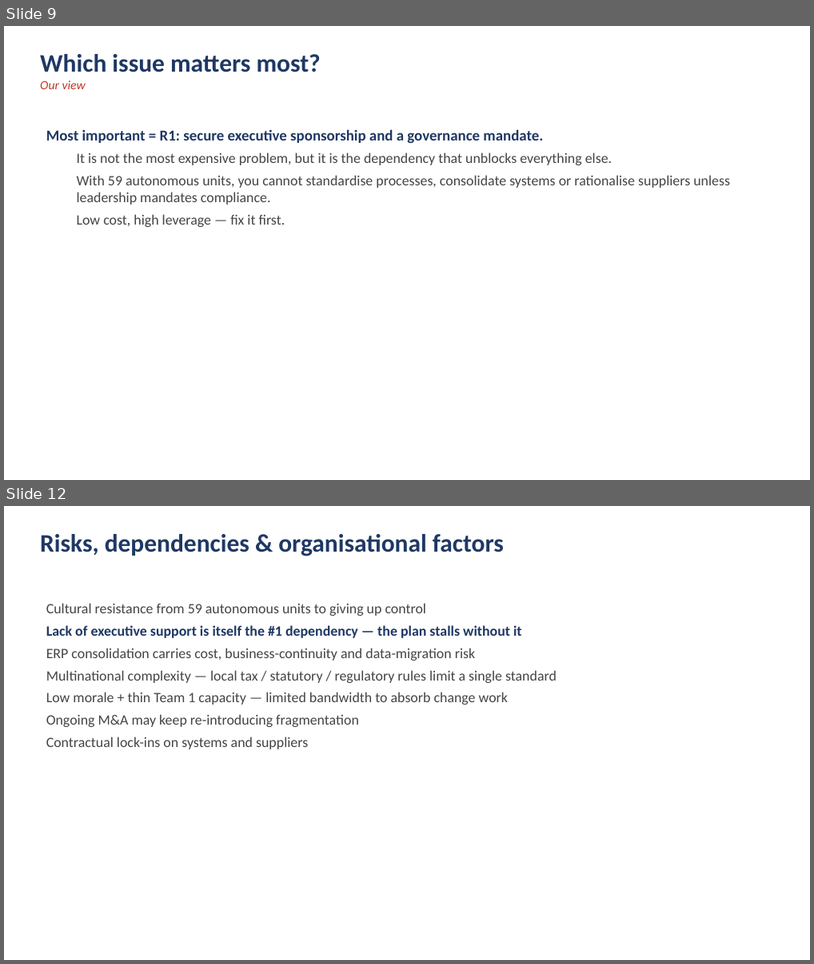
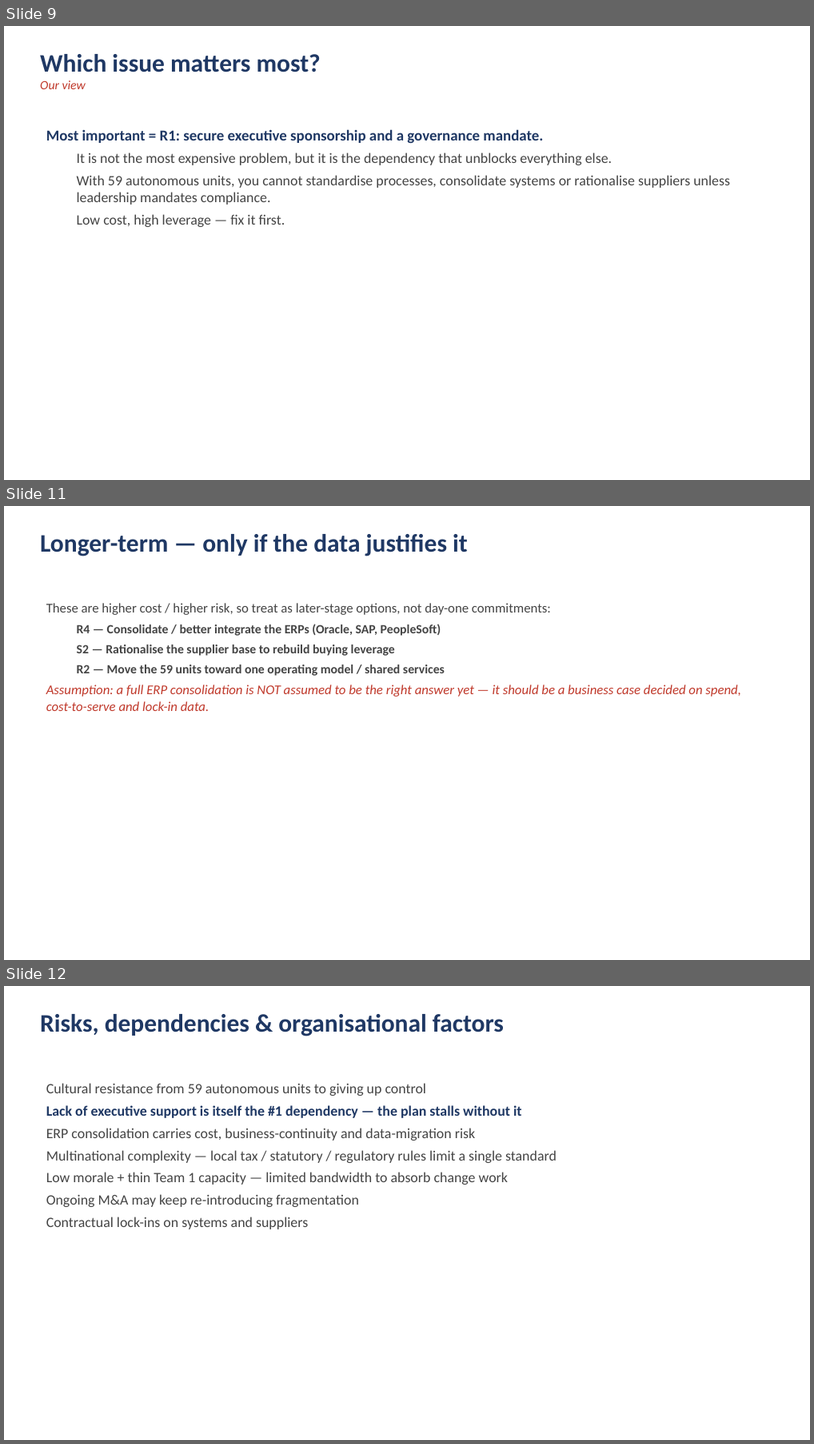
Before and after one commit to DAVIDEJI20/-irri-website, a slide deck: NextTech_Procurement_Analysis.pptx. Shown one above the other, each under a label of ours: slides 9 and 12 before the commit, slides 9, 11 and 12 after it; the slides between them are not shown. The pictures are 814x964 and 814x1444 pixels, drawn with LibreOffice and Linux fonts; fonts in the diff are those of the drawing. Boxes give left, top, right and bottom in pixels: in the first picture for what was removed or moved away, otherwise in the second. Text is boxed around its words. In the diff, an @@ line names an element or a change of style, - is before the commit and + after.

```diff
--- a/NextTech_Procurement_Analysis.pptx
+++ b/NextTech_Procurement_Analysis.pptx
@@ slide 11 added at (x1=4, y1=506, x2=810, y2=960), background #FFFFFF @@
@@ text added at (x1=40, y1=534, x2=468, y2=556), 30 pt, text #1F3864, bold @@
+Longer-term — only if the data justifies it
@@ text added at (x1=46, y1=603, x2=742, y2=711), 16 pt, text #444444 @@
+These are higher cost / higher risk, so treat as later-stage options, not day-one commitments:
+  R4 — Consolidate / better integrate the ERPs (Oracle, SAP, PeopleSoft)
+  S2 — Rationalise the supplier base to rebuild buying leverage
+  R2 — Move the 59 units toward one operating model / shared services
+Assumption: a full ERP consolidation is NOT assumed to be the right answer yet — it should be a business case decided on spend, cost-to-serve and lock-in data.
```
Also in this commit, not shown: 3 slides changed, 1 other slide added, 1 slide removed, 1 other file.
